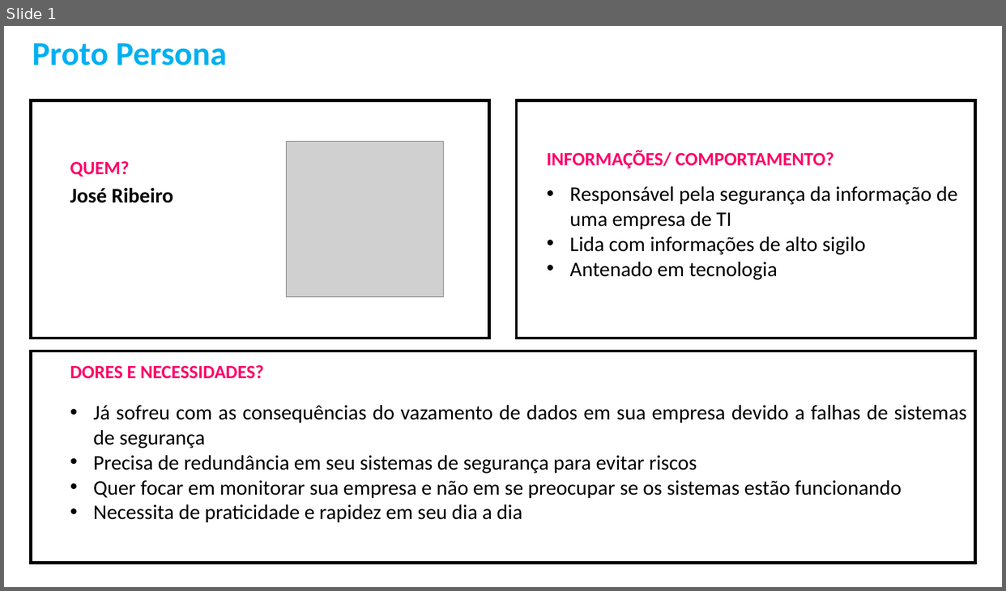
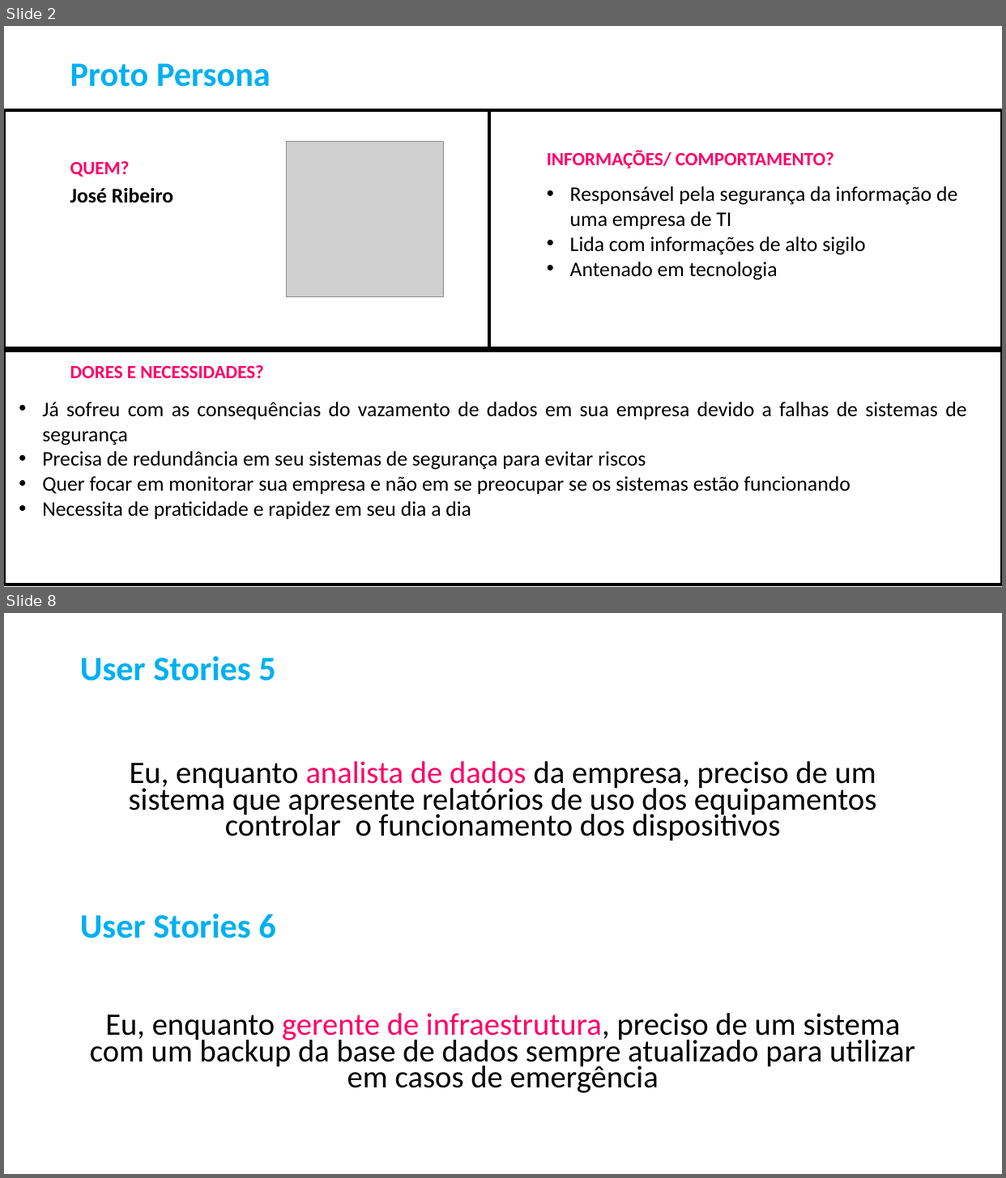
Before and after one commit to bandtec-2-semestre/Doc, a slide deck: Proto_Persona.pptx. Shown one above the other, each under a label of ours: slide 1 before the commit, slides 2 and 8 after it; the slides between them are not shown. The pictures are 1006x591 and 1006x1178 pixels, drawn with LibreOffice and Linux fonts; fonts in the diff are those of the drawing; grey boxes stand for pictures. Boxes give left, top, right and bottom in pixels: in the first picture for what was removed or moved away, otherwise in the second. Text is boxed around its words. In the diff, an @@ line names an element or a change of style, - is before the commit and + after.

```diff
--- a/Proto_Persona.pptx
+++ b/Proto_Persona.pptx
@@ slide 8 added at bbox=[4, 613, 1002, 1174], background #FFFFFF @@
@@ title added at bbox=[80, 656, 275, 681], 33 pt, text #00B0F0, bold @@
+User Stories 5
@@ text added at bbox=[129, 761, 876, 841], 30.1 pt, text #000000 @@
+Eu, enquanto analista de dados da empresa, preciso de um sistema que apresente relatórios de uso dos equipamentos controlar o funcionamento dos dispositivos
@@ text added at bbox=[80, 914, 275, 939], 33 pt, text #00B0F0, bold @@
+User Stories 6
@@ text added at bbox=[90, 1013, 915, 1093], 30.1 pt, text #000000 @@
+Eu, enquanto gerente de infraestrutura, preciso de um sistema com um backup da base de dados sempre atualizado para utilizar em casos de emergência
@@ what was slide 1 is now slide 2 @@
@@ slide 2 changed as well @@
@@ text "Proto Persona": place and size @@
-text "Proto Persona" at bbox=[32, 43, 227, 66]
+text "Proto Persona" at bbox=[70, 63, 270, 87]
@@ text "Proto Persona" at bbox=[70, 63, 270, 87]: size 32 to 33 pt @@
@@ rectangle: place and size @@
-rectangle at bbox=[31, 100, 490, 338]
+rectangle at bbox=[4, 110, 490, 348]
@@ rectangle: place and size @@
-rectangle at bbox=[517, 100, 976, 338]
+rectangle at bbox=[490, 110, 1002, 348]
@@ rectangle: place and size @@
-rectangle at bbox=[31, 352, 976, 564]
+rectangle at bbox=[4, 352, 1002, 585]
@@ text "Já sofreu com as consequências ..." rewrapped from bbox=[93, 405, 967, 523] to bbox=[42, 402, 966, 519] @@
```
Also in this commit, not shown: 8 other slides added, 8 other files.
